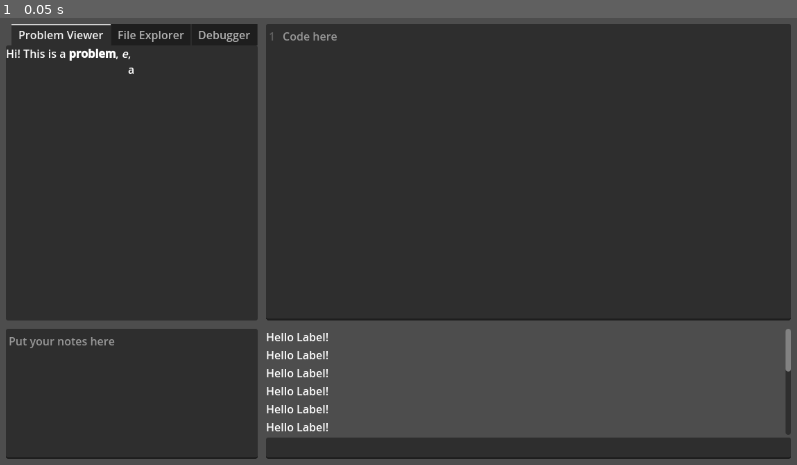
Above: before the commit, frame 1.
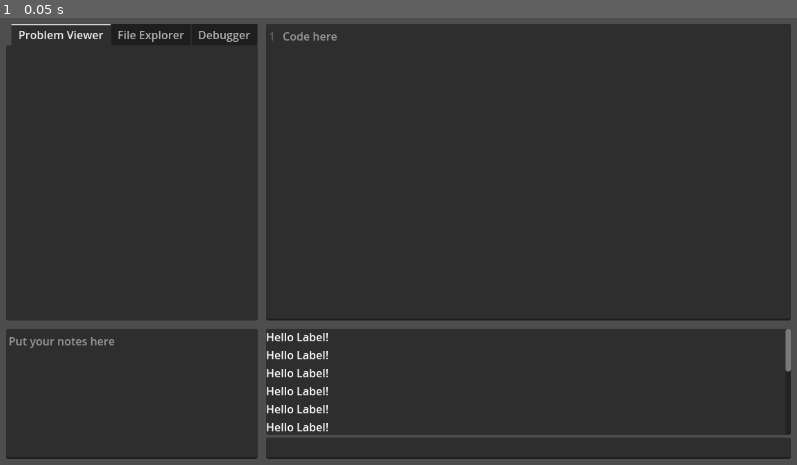
Above: after the commit, the same moment.

Repository: 46768/nsc2025
Game: Godot game, scene res://main.tscn
Two runs of this game, one before a commit and one after it. Both use one fixed random seed, a clock stepped at 60 frames per second and the inputs below.
Inputs:
- Up to frame 1 (0.05 s): no input

The runs differ from the first frame. In frame 1, 15% of the frame differs, in the area x 0-99%, y 6-94%.

Commit message:
feat(ide): added file tree

Diff:
--- a/scenes/IDE.tscn
+++ b/scenes/IDE.tscn
@@ -1,7 +1,8 @@
-[gd_scene load_steps=3 format=3 uid="uid://c44n34k18cx8m"]
+[gd_scene load_steps=4 format=3 uid="uid://c44n34k18cx8m"]
 
 [ext_resource type="Script" path="res://scripts/IDE/ide.gd" id="1_msfw7"]
 [ext_resource type="Script" path="res://scripts/IDE/editor.gd" id="2_kuje3"]
+[ext_resource type="Script" path="res://scripts/IDE/file_explorer.gd" id="6_5fjmn"]
 
 [node name="Ide" type="Control"]
 layout_direction = 2
@@ -17,7 +18,7 @@
 size_flags_vertical = 3
 script = ExtResource("1_msfw7")
 
-[node name="MarginContainer" type="MarginContainer" parent="."]
+[node name="Margin" type="MarginContainer" parent="."]
 layout_mode = 1
 anchors_preset = 15
 anchor_right = 1.0
@@ -29,53 +30,57 @@
 theme_override_constants/margin_right = 10
 theme_override_constants/margin_bottom = 10
 
-[node name="VerticalSplit" type="HSplitContainer" parent="MarginContainer"]
+[node name="VerticalSplit" type="HSplitContainer" parent="Margin"]
 layout_mode = 2
 split_offset = 240
 
-[node name="SidebarSplit" type="VSplitContainer" parent="MarginContainer/VerticalSplit"]
+[node name="SidebarSplit" type="VSplitContainer" parent="Margin/VerticalSplit"]
 layout_mode = 2
 split_offset = 120
 
-[node name="Sidebar" type="TabContainer" parent="MarginContainer/VerticalSplit/SidebarSplit"]
+[node name="Sidebar" type="TabContainer" parent="Margin/VerticalSplit/SidebarSplit"]
 layout_mode = 2
 size_flags_horizontal = 3
 size_flags_vertical = 3
 current_tab = 0
 clip_tabs = false
 
-[node name="Problem Viewer" type="BoxContainer" parent="MarginContainer/VerticalSplit/SidebarSplit/Sidebar"]
+[node name="Problem Viewer" type="BoxContainer" parent="Margin/VerticalSplit/SidebarSplit/Sidebar"]
 layout_mode = 2
 metadata/_tab_index = 0
 
-[node name="ProblemStatement" type="RichTextLabel" parent="MarginContainer/VerticalSplit/SidebarSplit/Sidebar/Problem Viewer"]
+[node name="ProblemStatement" type="RichTextLabel" parent="Margin/VerticalSplit/SidebarSplit/Sidebar/Problem Viewer"]
 layout_mode = 2
 size_flags_horizontal = 3
 size_flags_vertical = 3
 bbcode_enabled = true
-text = "Hi! This is a [b]problem[/b], [i]e[/i], [center]a[/center]"
 
-[node name="File Explorer" type="BoxContainer" parent="MarginContainer/VerticalSplit/SidebarSplit/Sidebar"]
+[node name="File Explorer" type="BoxContainer" parent="Margin/VerticalSplit/SidebarSplit/Sidebar"]
 visible = false
 layout_mode = 2
+script = ExtResource("6_5fjmn")
 metadata/_tab_index = 1
 
-[node name="Debugger" type="BoxContainer" parent="MarginContainer/VerticalSplit/SidebarSplit/Sidebar"]
+[node name="FileTree" type="Tree" parent="Margin/VerticalSplit/SidebarSplit/Sidebar/File Explorer"]
+layout_mode = 2
+size_flags_horizontal = 3
+
+[node name="Debugger" type="BoxContainer" parent="Margin/VerticalSplit/SidebarSplit/Sidebar"]
 visible = false
 layout_mode = 2
 metadata/_tab_index = 2
 
-[node name="Notes" type="TextEdit" parent="MarginContainer/VerticalSplit/SidebarSplit"]
+[node name="Notes" type="TextEdit" parent="Margin/VerticalSplit/SidebarSplit"]
 layout_mode = 2
 size_flags_horizontal = 3
 size_flags_vertical = 3
 placeholder_text = "Put your notes here"
 
-[node name="EditorSplit" type="VSplitContainer" parent="MarginContainer/VerticalSplit"]
+[node name="EditorSplit" type="VSplitContainer" parent="Margin/VerticalSplit"]
 layout_mode = 2
 split_offset = 120
 
-[node name="Editor" type="CodeEdit" parent="MarginContainer/VerticalSplit/EditorSplit"]
+[node name="Editor" type="CodeEdit" parent="Margin/VerticalSplit/EditorSplit"]
 layout_mode = 2
 size_flags_horizontal = 3
 size_flags_vertical = 3
@@ -88,17 +93,21 @@
 auto_brace_completion_highlight_matching = true
 script = ExtResource("2_kuje3")
 
-[node name="Console" type="VBoxContainer" parent="MarginContainer/VerticalSplit/EditorSplit"]
+[node name="Console" type="VBoxContainer" parent="Margin/VerticalSplit/EditorSplit"]
 layout_mode = 2
 size_flags_horizontal = 3
 size_flags_vertical = 3
 
-[node name="ConsoleOutput" type="ScrollContainer" parent="MarginContainer/VerticalSplit/EditorSplit/Console"]
+[node name="ConsoleOutput" type="PanelContainer" parent="Margin/VerticalSplit/EditorSplit/Console"]
+layout_mode = 2
+size_flags_vertical = 3
+
+[node name="ConsoleOutputScroll" type="ScrollContainer" parent="Margin/VerticalSplit/EditorSplit/Console/ConsoleOutput"]
 layout_mode = 2
 size_flags_vertical = 3
 follow_focus = true
 
-[node name="ConsoleOutputText" type="Label" parent="MarginContainer/VerticalSplit/EditorSplit/Console/ConsoleOutput"]
+[node name="ConsoleOutputText" type="Label" parent="Margin/VerticalSplit/EditorSplit/Console/ConsoleOutput/ConsoleOutputScroll"]
 layout_mode = 2
 text = "Hello Label!
 Hello Label!
@@ -117,6 +126,6 @@
 Hello Label!
 Hello Label!"
 
-[node name="ConsoleInput" type="LineEdit" parent="MarginContainer/VerticalSplit/EditorSplit/Console"]
+[node name="ConsoleInput" type="LineEdit" parent="Margin/VerticalSplit/EditorSplit/Console"]
 layout_mode = 2
 caret_blink = true
--- /dev/null
+++ b/scripts/IDE/file_explorer.gd
@@ -0,0 +1,16 @@
+extends BoxContainer
+
+
+var tree_view: Tree
+# Called when the node enters the scene tree for the first time.
+func _ready() -> void:
+	tree_view = $FileTree
+	var tree_root = tree_view.create_item()
+	tree_root.set_text(0, "/")
+
+	for i in range(10):
+		var tree_item = tree_view.create_item(tree_root)
+		tree_item.set_text(0, "Hello %d" % i)
+		for j in range(10):
+			var tree_iitem = tree_view.create_item(tree_item)
+			tree_iitem.set_text(0, "Helllo %d" % j)
--- a/scripts/IDE/ide.gd
+++ b/scripts/IDE/ide.gd
@@ -20,9 +20,8 @@
 # Called when the node enters the scene tree for the first time.
 func _ready() -> void:
 	resize()
-	sidebar_split = $MarginContainer/VerticalSplit/SidebarSplit
-	editor_split = $MarginContainer/VerticalSplit/EditorSplit
+	sidebar_split = $Margin/VerticalSplit/SidebarSplit
+	editor_split = $Margin/VerticalSplit/EditorSplit
 	sidebar_split.dragged.connect(sidebar_to_editor_sync)
 	editor_split.dragged.connect(editor_to_sidebar_sync)
 	get_tree().get_root().size_changed.connect(resize)
-	pass
